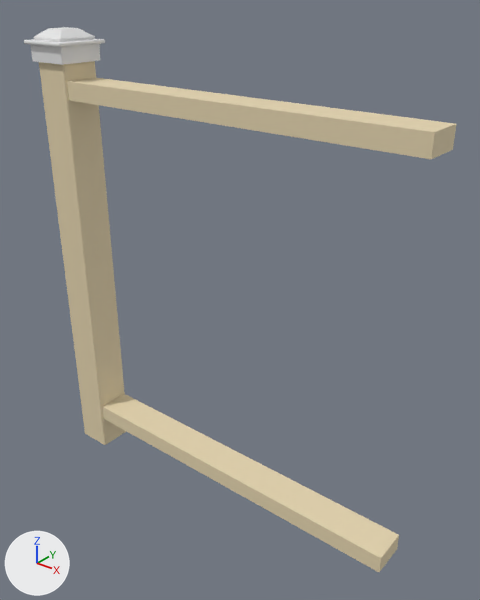
Renders of the glTF model assets/houses/modules/site/mod_railing_metal.glb from each side of a commit.
One viewpoint serves both versions: a 50 mm lens placed at (1.44, -1.106, 1.329), pointed at (0.518, 0.047, 0.614). Lighting does not change. The marker at lower left points along +X, +Y and +Z. The first picture is the older version. Where no turn or scale is listed for an object, it has been applied to the vertices.

The first picture shows 'cap', 'post', 'rails'.
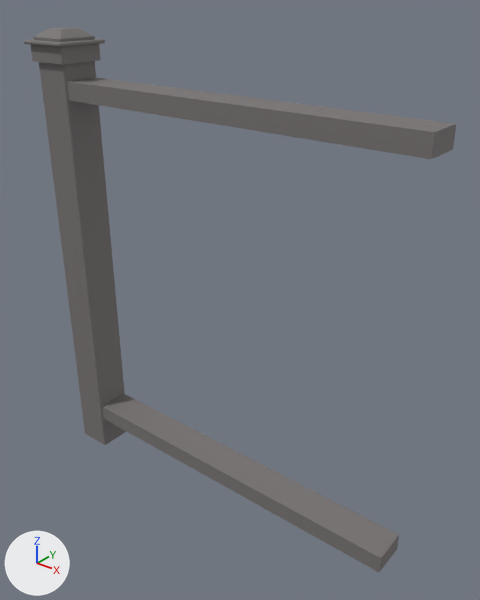
Pixel boxes [x1, y1, x2, y2] of what changed, in the pictures (480 x 600 px):
```json
{"object": "rails", "change": "recoloured", "before": [67, 77, 456, 572], "after": [67, 77, 456, 572]}
{"object": "post", "change": "recoloured", "before": [39, 61, 126, 445], "after": [39, 61, 126, 445], "on screen": "beige to grey"}
{"object": "cap", "change": "recoloured", "before": [24, 27, 105, 65], "after": [24, 27, 105, 65], "on screen": "white to grey"}
```

Scene script edits in JSON lines:
```json
{"op": "set", "path": "mat_mat_railing.base_color", "old": "(0.78, 0.66, 0.43)", "new": "(0.187, 0.172, 0.172)", "note": "beige #e5d4af -> grey #787373"}
{"block": "me_mesh", "where": "me_mesh.from_pydata(...)  # 433 vertices, 862 faces; spans x -0.0706..0.0706, y -0.0706..0.0706, z 1.1405..1.216"}
{"op": "add", "block": "me_mesh", "code": "me_mesh.materials.append(mat_mat_railing)  # grey #787373"}
```
